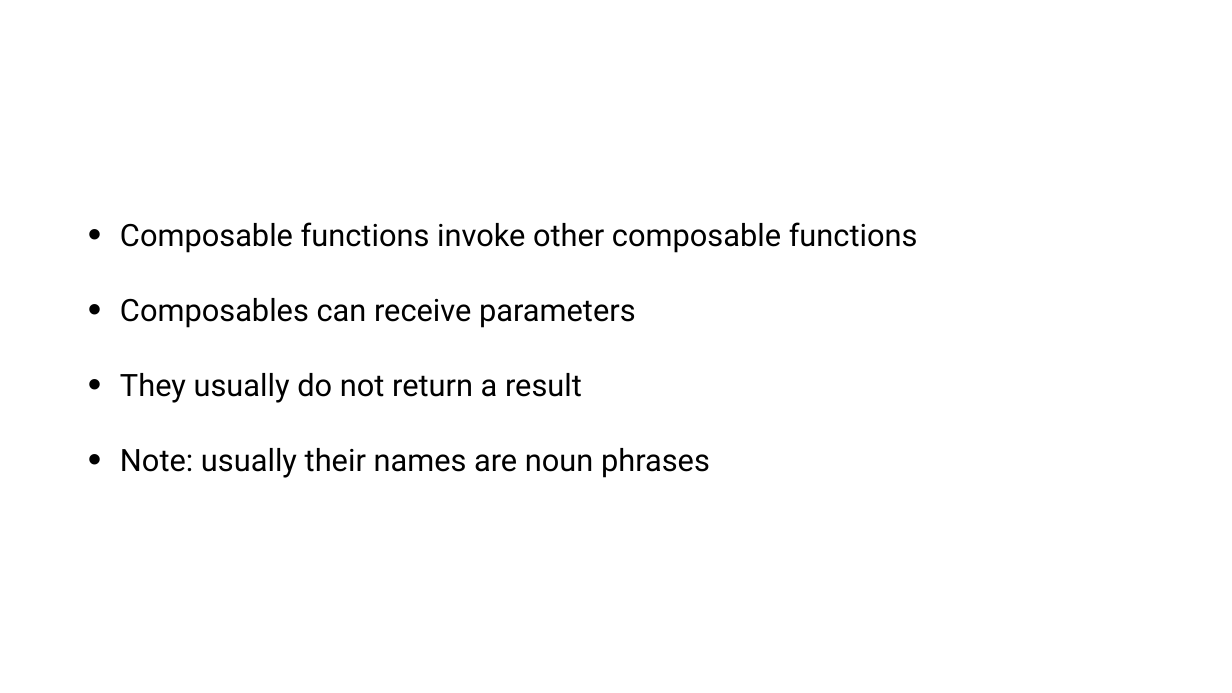
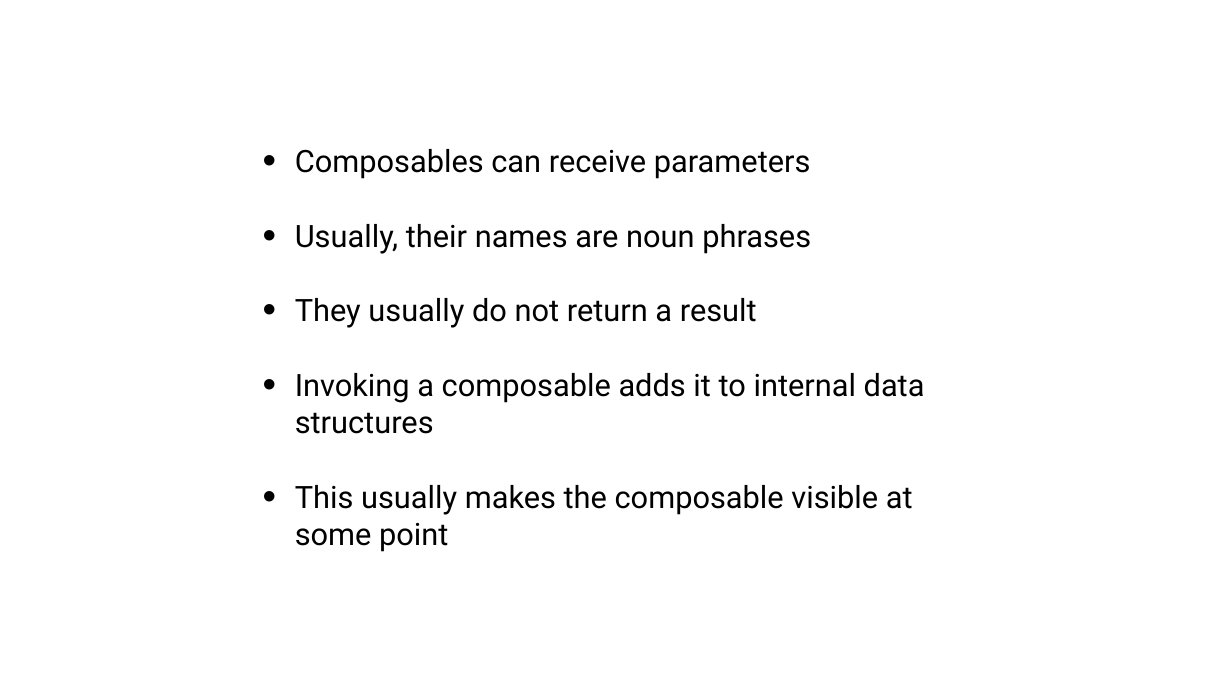
Before and after one commit to tkuenneth/compose_workshop, a slide deck: slide 13 of slides/02_Basics.pptx. Drawn at 1232x693 pixels with LibreOffice and Linux fonts; fonts in the diff are those of the drawing; background and template pictures are left out. Boxes give left, top, right and bottom in pixels: in the first picture for what was removed or moved away, otherwise in the second. Text is boxed around its words. In the diff, an @@ line names an element or a change of style, - is before the commit and + after.

```diff
--- a/slides/02_Basics.pptx
+++ b/slides/02_Basics.pptx
@@ text "Composables can receive parameters": place and size @@
-text "Composables can receive parameters" at (120,222,918,478)
+text "Composables can receive parameters" at (295,149,925,552)
@@ text at (120,222,918,253): paragraph removed @@
-• Composable functions invoke other composable functions
@@ text at (295,224,811,254): paragraph added @@
+• Usually, their names are noun phrases
@@ text at (295,373,925,552): text changed @@
-• Note: usually their names are noun phrases
+• Invoking a composable adds it to internal data structures
+• This usually makes the composable visible at some point
```
Also in this commit, not shown: 9 other slides changed, 10 slides added, 9 slides removed.
